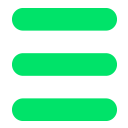
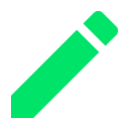
Two versions of the same layered image (128×128). Layer-by-layer changes:
added layer "edit" above "Group 1" over <box>11,11,118,118</box>
hid "Vector Smart Object" (1st of 2) over <box>12,8,117,121</box>
